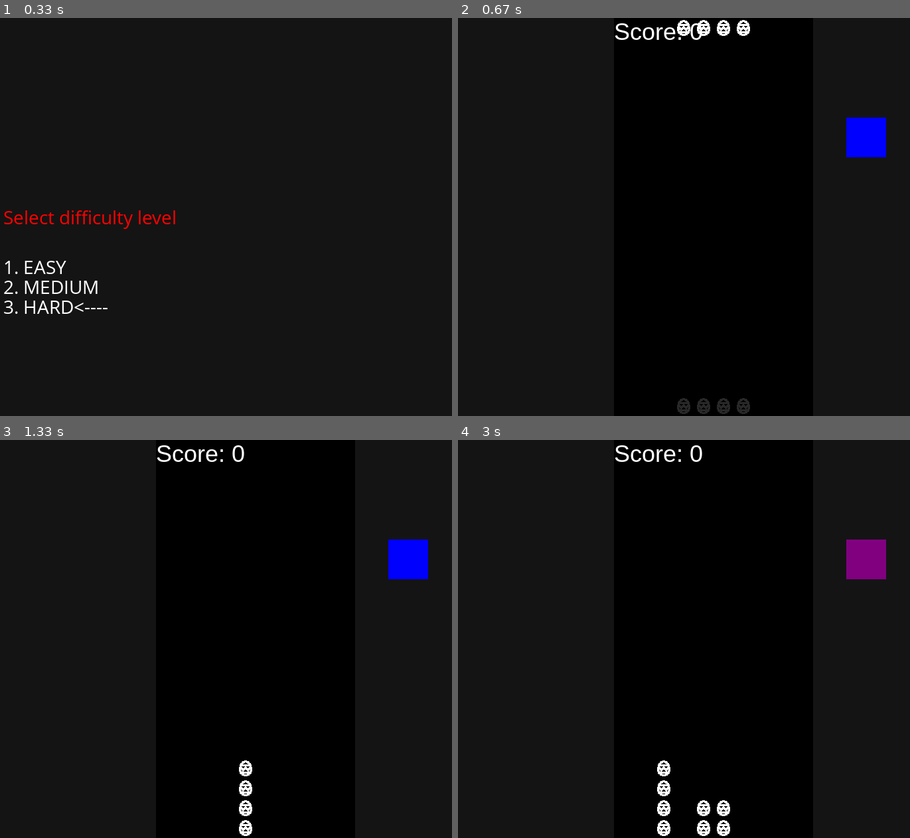
Above: before the commit, frames 1-4 (two rows, left to right).
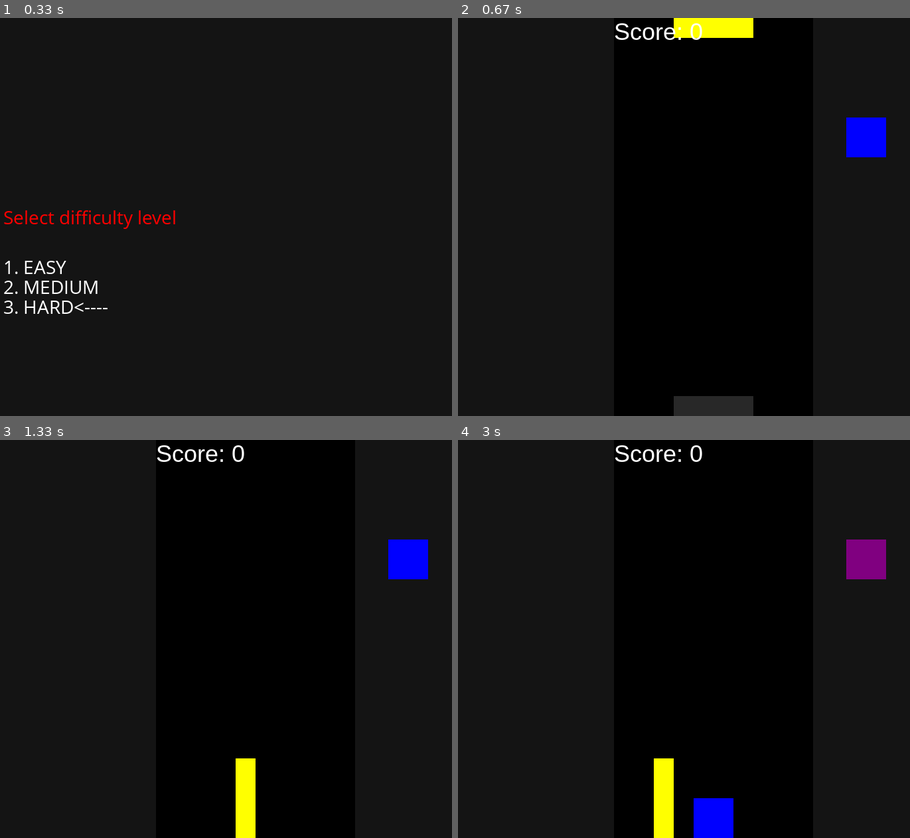
Above: after the commit, the same moments.

Repository: MowMiKubek/pygame-tetris
Game: pygame game, started from main.py
The game is run twice, just before and just after one commit, with the same random seed, the same clock (stepped at 60 frames per second) and the same inputs.
Inputs:
- Up to frame 1 (0.33 s): no input
- Up to frame 2 (0.67 s): tap Enter at 0.33 s
- Up to frame 3 (1.33 s): hold Up 0.67-1.13 s; hold Right from 1.17 s (still down); tap Space at 1.23 s
- Up to frame 4 (3 s): tap Space at 1.53, 1.73, 2.03, 2.63, 2.93 s; release Right at 1.63 s; hold Left 1.67-2.2 s; hold Left 2.57-2.97 s

Frame 1 is identical in both runs. In frame 2, 1.4% of the frame differs, in the area x 47-66%, y 0-100%; in frame 3, 0.9%; in frame 4, 1.8%, in the area x 43-61%, y 80-100%.

Commit message:
Add 'easter' parameter to settings file

Diff:
--- a/main.py
+++ b/main.py
@@ -27,13 +27,15 @@
     return True
 
 
-def draw_grid(surface, grid):
+def draw_grid(surface, grid, easter_mode=False):
     for y in range(constants.GRID_HEIGHT):
         for x in range(constants.GRID_WIDTH):
             if grid[y][x] != 0:
-                surface.blit(Tetromino.white_easter_egg, (x * constants.BLOCK_SIZE, y * constants.BLOCK_SIZE))
-                # pygame.draw.rect(surface, grid[y][x], (x * constants.BLOCK_SIZE, y * constants.BLOCK_SIZE,
-                #                                        constants.BLOCK_SIZE, constants.BLOCK_SIZE))
+                if easter_mode:
+                    surface.blit(Tetromino.white_easter_egg, (x * constants.BLOCK_SIZE, y * constants.BLOCK_SIZE))
+                else:
+                    pygame.draw.rect(surface, grid[y][x], (x * constants.BLOCK_SIZE, y * constants.BLOCK_SIZE,
+                                                       constants.BLOCK_SIZE, constants.BLOCK_SIZE))
 
 
 def clear_lines(grid):
@@ -136,6 +138,19 @@
 
 settings = read_yaml_file("util/settings")
 DIFF_LEVELS = settings["DIFF_LEVELS"]
+
+HIDDEN_LEVEL = {
+    name: config
+    for name, config in DIFF_LEVELS.items()
+    if config.get("hidden", False) is True
+}
+
+DIFF_LEVELS = {
+    name: config
+    for name, config in DIFF_LEVELS.items()
+    if config.get("hidden", False) is False
+}
+
 selected_level = settings["INITIAL_LEVEL"]
 
 while running:
@@ -148,6 +163,8 @@
                 selected_level = (selected_level - 1) % len(DIFF_LEVELS.keys())
             if event.key == pygame.K_DOWN:
                 selected_level = (selected_level + 1) % len(DIFF_LEVELS.keys())
+            if event.key == pygame.K_e:
+                print("Hidden level")
             if event.key == pygame.K_RETURN:
                 running = False
 
@@ -217,6 +234,11 @@
 if "speed" in DIFF_LEVELS[diff_level].keys():
     speed = DIFF_LEVELS[diff_level]["speed"]
 
+# speed
+easter = False
+if "easter" in DIFF_LEVELS[diff_level].keys():
+    easter = DIFF_LEVELS[diff_level]["easter"]
+
 game_score = 0
 cheat_drop_row_cooldown = random.randint(30, 40)
 
@@ -237,7 +259,7 @@
         fall_time = 0
         if valid_move(current_tetromino.shape, grid, (current_tetromino.x, current_tetromino.y + 1)):
             cheat_drop_row_cooldown -= 1
-            if cheat_drop_row_cooldown == 0:
+            if easter and cheat_drop_row_cooldown == 0:
                 grid = remove_line(grid)
                 cheat_drop_row_cooldown = random.randint(30, 40)
             current_tetromino.y += 1
@@ -288,9 +310,9 @@
     ghost_tetromino = deepcopy(current_tetromino)
     ghost_tetromino = place_ghost(grid, ghost_tetromino)
 
-    draw_grid(game_screen, grid)
-    Tetromino.Tetromino.draw_tetromino(game_screen, ghost_tetromino, ghost=True)
-    Tetromino.Tetromino.draw_tetromino(game_screen, current_tetromino)
+    draw_grid(game_screen, grid, easter_mode=easter)
+    Tetromino.Tetromino.draw_tetromino(game_screen, ghost_tetromino, ghost=True, easter=easter)
+    Tetromino.Tetromino.draw_tetromino(game_screen, current_tetromino, easter=easter)
 
     text_score = score_font.render(f"Score: {game_score}", True, (255, 255, 255))
     text_rect = text_score.get_rect(topleft=(0, 0))
--- a/util/Tetromino.py
+++ b/util/Tetromino.py
@@ -76,16 +76,18 @@
         self.shape = [list(row) for row in zip(*self.shape[::-1])]
 
     @staticmethod
-    def draw_tetromino(surface, tetromino, ghost=False):
+    def draw_tetromino(surface, tetromino, easter=False, ghost=False):
         for y, row in enumerate(tetromino.shape):
             for x, cell in enumerate(row):
                 if cell != 0:
-                    img = gray_easter_egg if ghost else white_easter_egg
-                    surface.blit(img, ((tetromino.x + x) * BLOCK_SIZE,
-                                                    (tetromino.y + y) * BLOCK_SIZE,))
-                    # pygame.draw.rect(surface, tetromino.color,
-                    #                  (
-                    #                      (tetromino.x + x) * BLOCK_SIZE,
-                    #                      (tetromino.y + y) * BLOCK_SIZE,
-                    #                      BLOCK_SIZE,
-                    #                      BLOCK_SIZE))
+                    if easter:
+                        img = gray_easter_egg if ghost else white_easter_egg
+                        surface.blit(img, ((tetromino.x + x) * BLOCK_SIZE,
+                                    (tetromino.y + y) * BLOCK_SIZE,))
+                    else:
+                        pygame.draw.rect(surface, tetromino.color,
+                         (
+                             (tetromino.x + x) * BLOCK_SIZE,
+                             (tetromino.y + y) * BLOCK_SIZE,
+                             BLOCK_SIZE,
+                             BLOCK_SIZE))
